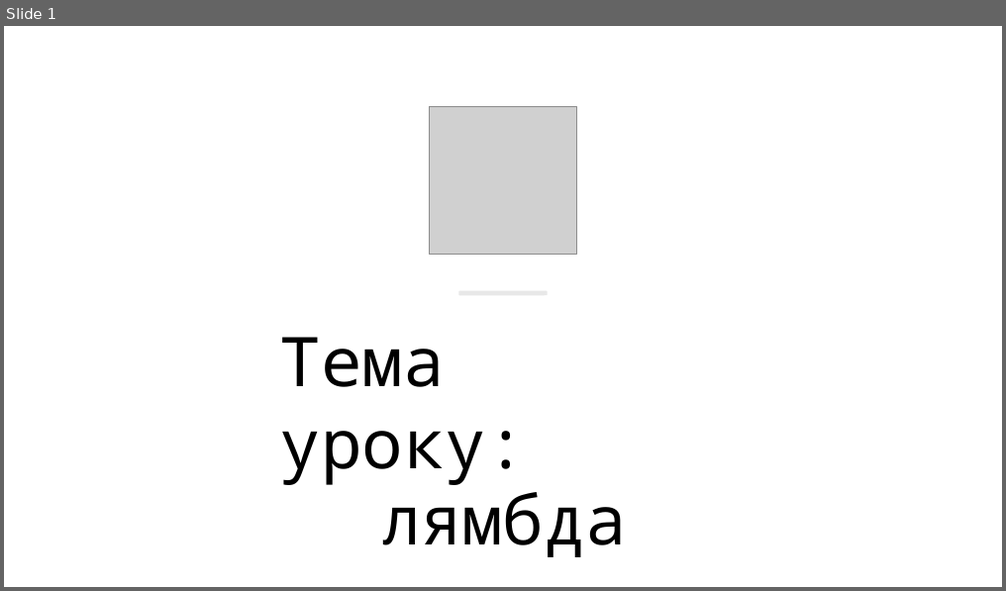
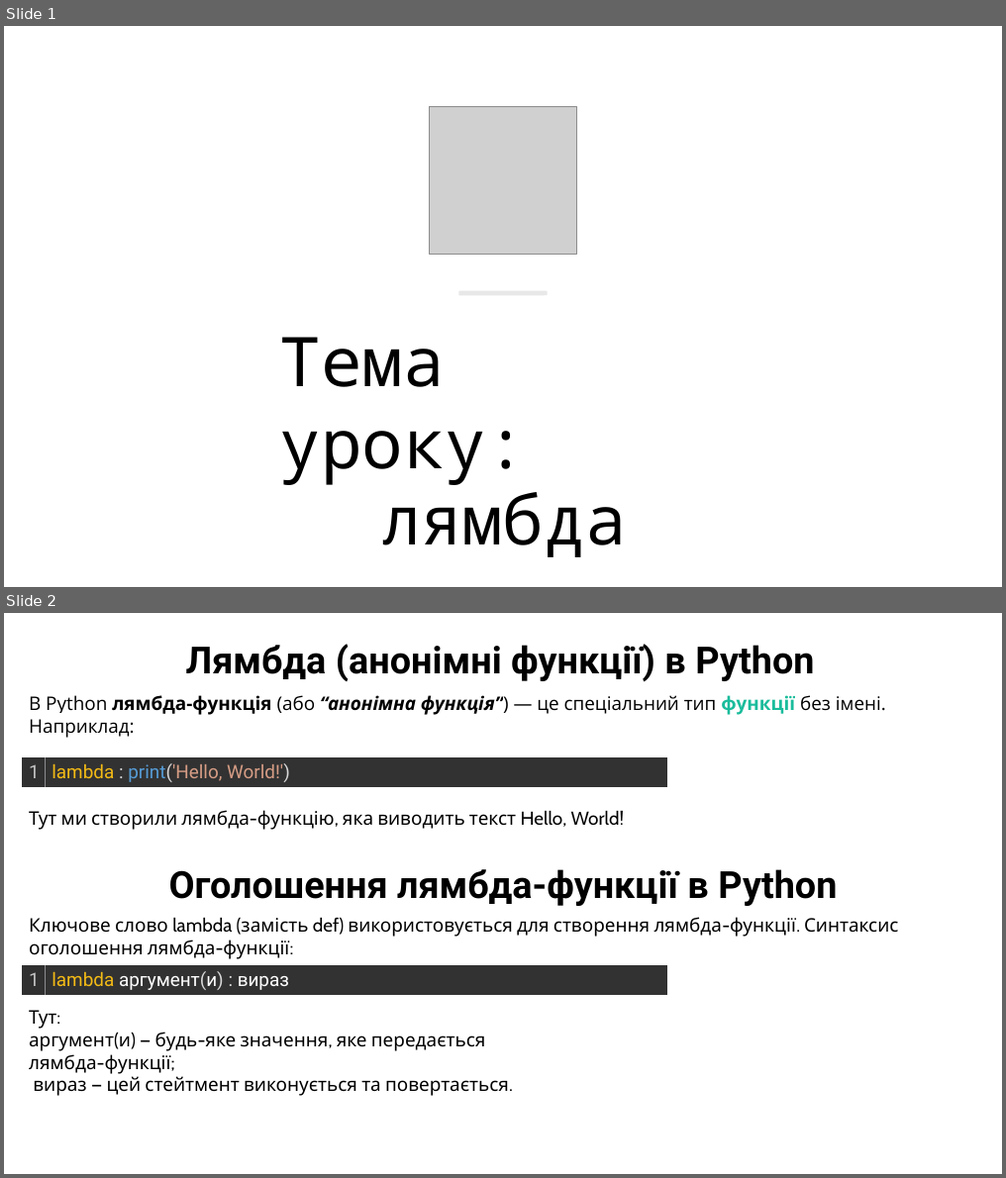
Before and after one commit to arg3ntuum/PythonCourse, a slide deck: Python Урок 7 Лямбда.pptx. Shown one above the other, each under a label of ours: slide 1 before the commit, slides 1 and 2 after it. The pictures are 1006x591 and 1006x1178 pixels, drawn with LibreOffice and Linux fonts; fonts in the diff are those of the drawing; grey boxes stand for pictures. Boxes give left, top, right and bottom in pixels: in the first picture for what was removed or moved away, otherwise in the second. Text is boxed around its words. In the diff, an @@ line names an element or a change of style, - is before the commit and + after.

```diff
--- a/Python Урок 7 Лямбда.pptx
+++ b/Python Урок 7 Лямбда.pptx
@@ slide 2 added at box(4, 613, 1002, 1174), background #FFFFFF @@
@@ text added at box(186, 644, 814, 682), 36 pt, text #000000, bold @@
+Лямбда (анонімні функції) в Python
@@ text added at box(29, 695, 886, 738), 18 pt, text #000000 @@
+В Python лямбда-функція (або “анонімна функція”) — це спеціальний тип функції без імені. Наприклад:
@@ table added at box(21, 758, 668, 787), 1 rows, 2 columns @@
+1 | lambda : print('Hello, World!')
@@ text added at box(29, 810, 624, 830), 18 pt, text #000000 @@
+Тут ми створили лямбда-функцію, яка виводить текст Hello, World!
@@ text added at box(169, 869, 837, 906), 36 pt, text #000000, bold @@
+Оголошення лямбда-функції в Python
@@ text added at box(29, 917, 898, 959), 18 pt, text #000000 @@
+Ключове слово lambda (замість def) використовується для створення лямбда-функції. Синтаксис оголошення лямбда-функції:
@@ table added at box(21, 965, 668, 995), 1 rows, 2 columns @@
+1 | lambda аргумент(и) : вираз
@@ text added at box(29, 1010, 509, 1096), 18 pt, text #000000 @@
+Тут:
+аргумент(и) — будь-яке значення, яке передається лямбда-функції;
+вираз — цей стейтмент виконується та повертається.
```
Also in this commit, not shown: 4 other slides added, 6 other files.
